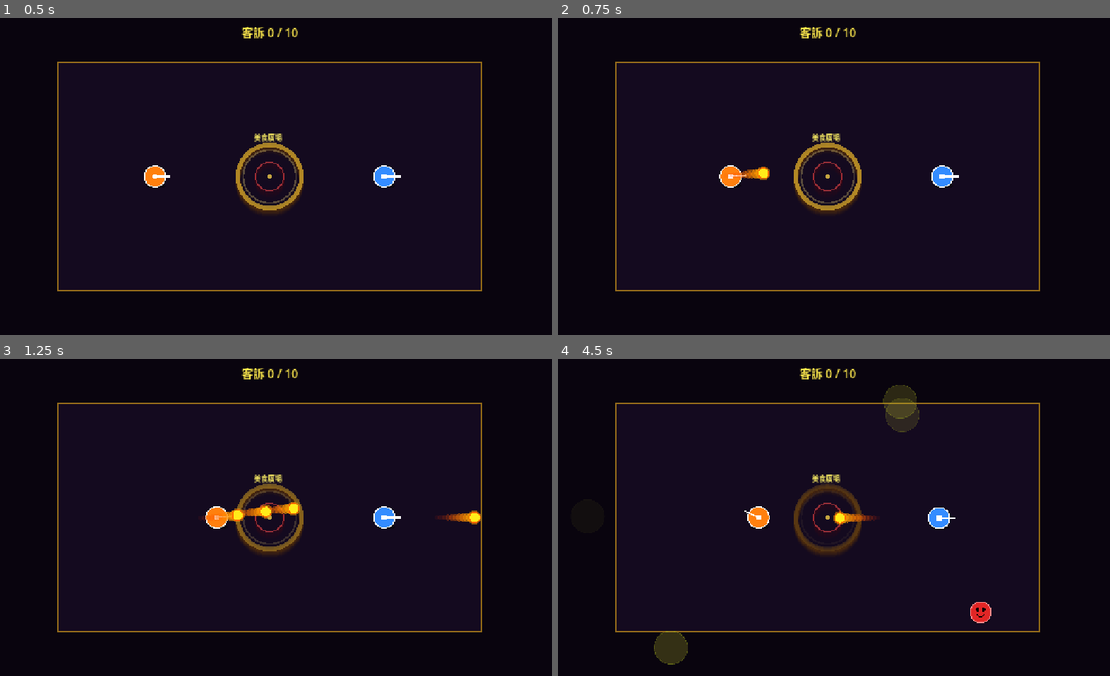
Above: before the commit, frames 1-4 (two rows, left to right).
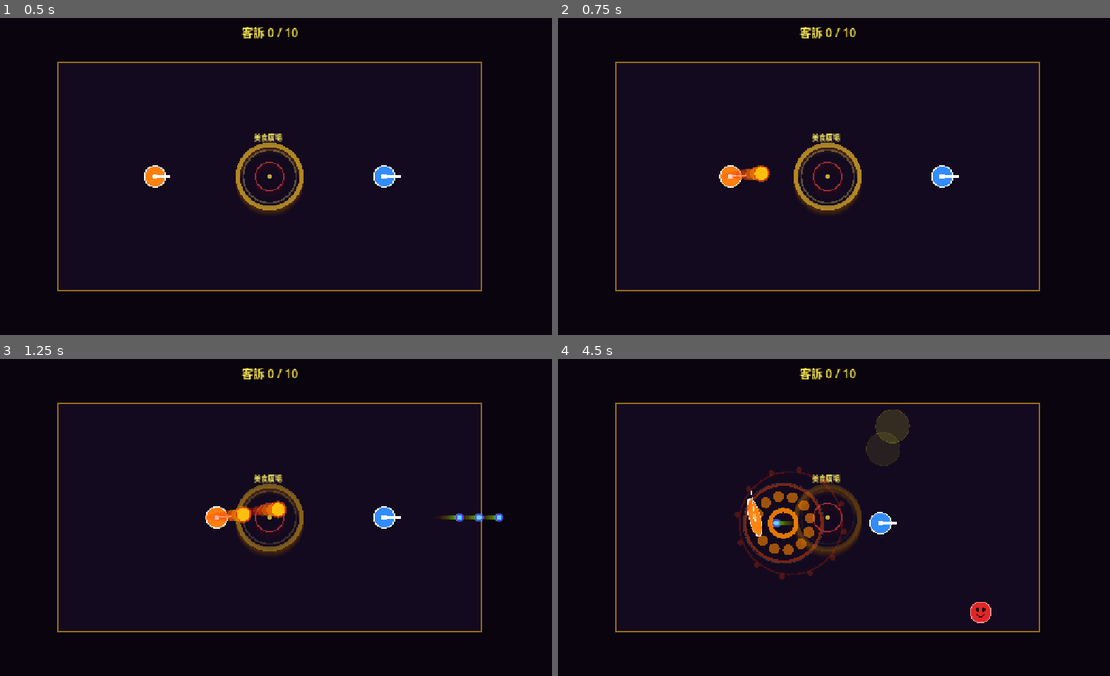
Above: after the commit, the same moments.

Repository: WatsonChen/chaotic-night-market-v2
Game: Godot game, scene res://scenes/main.tscn
Same seed, same stepped clock (60 frames per second), same inputs: the game is played once before the commit and once after it.
Inputs (mouse positions are in pixels of both pictures, inside the frame that each line leads up to):
- Up to frame 1 (0.5 s): no input
- Up to frame 2 (0.75 s): tap Enter at 0.5 s; move the mouse to (949, 160) at 0.52 s; press the mouse at (949, 160) at 0.53 s; hold D (p1_right) from 0.53 s (still down)
- Up to frame 3 (1.25 s): keep holding D (p1_right); tap Space (p2_shoot) at 0.8 s
- Up to frame 4 (4.5 s): move the mouse to (712, 533) at 1.27 s; release D (p1_right) at 1.28 s; release the mouse at (712, 533) at 1.28 s; hold S (p1_down) 1.28-2.03 s; tap Space (p2_shoot) at 1.35, 2.3, 3.8 s; click (712, 533) at 1.55 s; move the mouse to (883, 447) at 2.02 s; press the mouse at (883, 447) at 2.03 s; hold D (p1_right) 2.03-2.78 s; move the mouse to (800, 580) at 2.77 s; release the mouse at (800, 580) at 2.78 s; hold W (p1_up) 2.78-3.53 s; tap K (p2_down) at 2.85 s; click (800, 580) at 3.05 s; move the mouse to (999, 565) at 3.52 s; hold J (p2_left) 3.53-4.28 s; hold A (p1_left) from 3.53 s (still down); move the mouse to (657, 469) at 4.27 s; tap L (p2_right) at 4.35 s

Frame 1 is identical in both runs. In frame 2, 0.2% of the frame differs, in the area x 30-39%, y 46-52%; in frame 3, 0.8%; in frame 4, 3.9%, in the area x 17-72%, y 8-97%.

Commit message:
新增：角色差異，P1熱狗強擊退、P2珍奶快速連射
P1 橘色「熱狗攤」
  proj_radius=16, speed=340, knockback=1400, cooldown=0.55s
  hit_stop 4幀，敵人飛出 600px/s
  一發出事，適合連鎖撞擊

P2 藍色「珍奶攤」
  proj_radius=7, speed=540, knockback=360, burst 3發/0.075s間隔，cooldown=0.48s
  hit_stop 1幀，敵人飛出 230px/s
  快速洗畫面，易誤傷隊友

架構：所有規格改為 projectile.gd instance var，玩家生成時注入，
日後多角色或單機分離無需改架構。
碰撞形狀在 _ready() 用 shape.duplicate() 同步更新 radius。

Co-Authored-By: Claude Sonnet 4.6 <noreply@anthropic.com>

Diff:
--- a/scripts/player.gd
+++ b/scripts/player.gd
@@ -3,29 +3,32 @@
 # ===================================================
 # player.gd — 玩家控制
 #
-# P1（player_index=1）：橘色圓形
+# ── 角色設定（_ready 中依 player_index 初始化）──────
+#
+# P1 橘色「熱狗攤」
 #   移動：WASD  |  瞄準：滑鼠  |  射擊：左鍵
-#
-# P2（player_index=2）：藍色圓形
+#   風格：單發大顆、強擊退、較慢節奏。一發出事。
+#
+# P2 藍色「珍奶攤」
 #   移動：IJKL  |  瞄準：移動方向  |  射擊：Space
-#
-# 受擊 Juice：
-#   - 昏厥 0.3s（無法移動、射擊）
-#   - 顯示旋轉（_spin_angle，用 draw_set_transform，不影響碰撞）
-#   - 壓扁彈回（_display_scale，Tween 驅動）
+#   風格：快速 burst 連射（每次 3 發）、小顆弱推、刷畫面。
+#
+# ── 未來多機分離說明 ────────────────────────────────
+#   目前 P1/P2 共用一個腳本便於測試。
+#   真正上線時只需讓每台機器的 player_index 固定為 1，
+#   輸入改為搖桿/鍵盤 rebind 即可，架構無需大改。
 # ===================================================
 
 @export var player_index : int = 1
 
-const SPEED            = 200.0
-const RADIUS           = 24.0
-const SHOOT_COOLDOWN   = 0.30
-const KNOCKBACK_DECAY  = 6.5    # ← 數字越小飛越遠（衰減越慢）
-const PUSH_DECAY       = 5.0
-const PUSH_MAX         = 280.0
-
-const STUN_DURATION    = 0.38    # ← 調這裡改昏厥時間（秒）
-const SPIN_SPEED_DEG   = 1050.0  # ← 調這裡改旋轉速度（度/秒）
+# ── 通用移動參數 ──────────────────────────────────
+const SPEED           = 200.0
+const RADIUS          = 24.0
+const KNOCKBACK_DECAY = 6.5
+const PUSH_DECAY      = 5.0
+const PUSH_MAX        = 280.0
+const STUN_DURATION   = 0.38
+const SPIN_SPEED_DEG  = 1050.0
 
 const ARENA_X_MIN = 160.0
 const ARENA_X_MAX = 1120.0
@@ -34,6 +37,37 @@
 
 const PROJECTILE_SCENE = preload("res://scenes/projectile.tscn")
 
+# ── 角色專屬攻擊參數（在 _ready 中依 player_index 填入）
+# P1 熱狗攤
+# ┌ shoot_cooldown    0.55    ← 調這裡改 P1 發射間隔（秒）
+# ├ proj_radius       16.0    ← 調這裡改 P1 子彈大小
+# ├ proj_speed        340.0   ← 調這裡改 P1 子彈速度
+# ├ proj_knockback    1400.0  ← 調這裡改 P1 友火擊退力
+# ├ proj_enemy_speed  600.0   ← 調這裡改 P1 打敵人飛出速度
+# ├ proj_hit_stop     4       ← 調這裡改 P1 hit stop 幀數
+# └ proj_color        橙黃色
+#
+# P2 珍奶攤
+# ┌ shoot_cooldown    0.48    ← 調這裡改 P2 burst 後冷卻（秒）
+# ├ burst_count       3       ← 調這裡改 P2 每次連射發數
+# ├ burst_delay       0.075   ← 調這裡改 P2 連射間隔（秒）
+# ├ proj_radius       7.0     ← 調這裡改 P2 子彈大小
+# ├ proj_speed        540.0   ← 調這裡改 P2 子彈速度
+# ├ proj_knockback    360.0   ← 調這裡改 P2 友火擊退力
+# ├ proj_enemy_speed  230.0   ← 調這裡改 P2 打敵人飛出速度
+# ├ proj_hit_stop     1       ← 調這裡改 P2 hit stop 幀數
+# └ proj_color        青藍色
+
+var shoot_cooldown   : float = 0.30
+var burst_count      : int   = 1      # =1 表示單發（P1 模式）
+var burst_delay      : float = 0.0
+var proj_radius      : float = 12.0
+var proj_speed       : float = 400.0
+var proj_knockback   : float = 950.0
+var proj_enemy_speed : float = 420.0
+var proj_hit_stop    : int   = 2
+var proj_color       : Color = Color(1.0, 0.92, 0.1)
+
 var _color : Color:
 	get: return Color(1.0, 0.50, 0.05) if player_index == 1 else Color(0.2, 0.55, 1.0)
 
@@ -43,47 +77,88 @@
 var _push           : Vector2 = Vector2.ZERO
 
 # ── Juice 狀態 ────────────────────────────────────
-var _stun_timer     : float   = 0.0         # 昏厥倒數
-var _spin_angle     : float   = 0.0         # 顯示旋轉角度（弧度）
-var _display_scale  : Vector2 = Vector2.ONE  # 壓扁彈回 scale（Tween 驅動）
+var _stun_timer    : float   = 0.0
+var _spin_angle    : float   = 0.0
+var _display_scale : Vector2 = Vector2.ONE
+
+# ── P2 burst 狀態 ─────────────────────────────────
+var _burst_remaining : int   = 0
+var _burst_timer     : float = 0.0
+var _burst_dir       : Vector2 = Vector2.RIGHT  # burst 期間固定方向
 
 
 func _ready() -> void:
 	add_to_group("players")
+
+	# ── 依角色設定攻擊參數 ────────────────────────
+	if player_index == 1:
+		# P1 熱狗攤：大顆慢發、強擊退
+		shoot_cooldown   = 0.55
+		burst_count      = 1
+		proj_radius      = 16.0
+		proj_speed       = 340.0
+		proj_knockback   = 1400.0
+		proj_enemy_speed = 600.0
+		proj_hit_stop    = 4
+		proj_color       = Color(1.0, 0.75, 0.05)   # 橙黃
+
+	else:
+		# P2 珍奶攤：小顆快速連射 burst
+		shoot_cooldown   = 0.48   # burst 後冷卻
+		burst_count      = 3
+		burst_delay      = 0.075  # 連射每發間隔
+		proj_radius      = 7.0
+		proj_speed       = 540.0
+		proj_knockback   = 360.0
+		proj_enemy_speed = 230.0
+		proj_hit_stop    = 1
+		proj_color       = Color(0.35, 0.85, 1.0)   # 青藍
+
 	queue_redraw()
 
 
 func _process(delta: float) -> void:
 	_shoot_cd -= delta
 
-	# 昏厥中禁止射擊
 	if _stun_timer > 0.0:
 		return
 
+	# ── P2 burst 連射處理 ──────────────────────────
+	if _burst_remaining > 0:
+		_burst_timer -= delta
+		if _burst_timer <= 0.0:
+			_fire_projectile(_burst_dir)
+			_burst_remaining -= 1
+			_burst_timer = burst_delay
+		return   # burst 進行中不接受新射擊指令
+
+	# ── 一般射擊觸發 ──────────────────────────────
 	if player_index == 1:
 		if Input.is_action_pressed("p1_shoot") and _shoot_cd <= 0.0:
-			_shoot((get_global_mouse_position() - global_position).normalized())
-			_shoot_cd = SHOOT_COOLDOWN
+			var aim = (get_global_mouse_position() - global_position).normalized()
+			_fire_projectile(aim)
+			_shoot_cd = shoot_cooldown
+
 	else:
 		if Input.is_action_pressed("p2_shoot") and _shoot_cd <= 0.0:
-			_shoot(_facing)
-			_shoot_cd = SHOOT_COOLDOWN
+			# P2：立刻射第 1 發，剩餘 burst_count-1 發排入佇列
+			_burst_dir       = _facing
+			_fire_projectile(_burst_dir)
+			_burst_remaining = burst_count - 1
+			_burst_timer     = burst_delay
+			_shoot_cd        = shoot_cooldown
 
 
 func _physics_process(delta: float) -> void:
 	var dir = Vector2.ZERO
 
-	# ── 昏厥：累計旋轉角度，方向鍵失效 ────────────
 	if _stun_timer > 0.0:
 		_stun_timer -= delta
-		# 轉速隨昏厥剩餘時間衰減，結束前慢下來更有感
 		var spin_ratio = clamp(_stun_timer / STUN_DURATION, 0.0, 1.0)
 		_spin_angle += deg_to_rad(SPIN_SPEED_DEG * spin_ratio) * delta
-		# 昏厥結束時歸位（避免殘留角度）
 		if _stun_timer <= 0.0:
 			_spin_angle = 0.0
 	else:
-		# ── 正常移動與瞄準 ──────────────────────
 		if player_index == 1:
 			if Input.is_action_pressed("p1_up"):    dir.y -= 1.0
 			if Input.is_action_pressed("p1_down"):  dir.y += 1.0
@@ -116,18 +191,17 @@
 
 
 func _draw() -> void:
-	# ── 底部橢圓陰影（不跟隨旋轉）
+	# 底部橢圓陰影
 	draw_set_transform(Vector2(3.0, RADIUS * 0.90), 0.0, Vector2(0.92, 0.20))
 	draw_circle(Vector2.ZERO, RADIUS, Color(0.0, 0.0, 0.0, 0.50))
 	draw_set_transform(Vector2.ZERO, 0.0, Vector2.ONE)
 
-	# ── 主體（套用旋轉 + 壓扁 scale）
+	# 主體（旋轉 + 壓扁）
 	draw_set_transform(Vector2.ZERO, _spin_angle, _display_scale)
 
-	# 昏厥中閃爍：稍微調亮顏色作為受傷提示
 	var body_color = _color
 	if _stun_timer > 0.0:
-		var flash = 0.5 + 0.5 * sin(_stun_timer * 60.0)  # 快速閃爍
+		var flash = 0.5 + 0.5 * sin(_stun_timer * 60.0)
 		body_color = body_color.lerp(Color.WHITE, flash * 0.55)
 
 	draw_circle(Vector2.ZERO, RADIUS, body_color)
@@ -139,17 +213,16 @@
 	else:
 		draw_rect(Rect2(-6.0, -6.0, 12.0, 12.0), Color.WHITE)
 
-	# 重置繪製變換
 	draw_set_transform(Vector2.ZERO, 0.0, Vector2.ONE)
 
 
-# ── 供 enemy.gd 呼叫：饕客軟推擠 ────────────────
+# ── 供 enemy.gd：饕客推擠 ────────────────────────
 
 func apply_push(dir: Vector2, force: float) -> void:
 	_push = (_push + dir * force).limit_length(PUSH_MAX)
 
 
-# ── 供 projectile.gd 呼叫：友火擊退 + 昏厥 ──────
+# ── 供 projectile.gd：友火擊退 + 昏厥 ───────────
 
 func apply_knockback(dir: Vector2, force: float) -> void:
 	_knockback += dir * force
@@ -157,32 +230,37 @@
 
 
 func _start_hit_reaction() -> void:
-	# 昏厥計時器重置（可連續被打）
-	_stun_timer  = STUN_DURATION
-	_spin_angle  = 0.0
-
-	# 壓扁彈回動畫（Tween 驅動 _display_scale）
-	# 數值說明：Vector2(橫向, 縱向)，1.0 = 原始大小
+	_stun_timer = STUN_DURATION
+	_spin_angle = 0.0
+
 	var tw = create_tween()
-	tw.tween_property(self, "_display_scale", Vector2(2.10, 0.28), 0.05)   # 衝擊壓扁（誇張）
-	tw.tween_property(self, "_display_scale", Vector2(0.55, 1.70), 0.09)   # 縱向彈出
-	tw.tween_property(self, "_display_scale", Vector2(1.20, 0.82), 0.09)   # 二次壓
-	tw.tween_property(self, "_display_scale", Vector2(0.90, 1.12), 0.07)   # 三次回
-	tw.tween_property(self, "_display_scale", Vector2(1.0,  1.0),  0.09)   # 歸位
-
-
-# ── 發射食物投射物 ────────────────────────────────
-
-func _shoot(dir: Vector2) -> void:
+	tw.tween_property(self, "_display_scale", Vector2(2.10, 0.28), 0.05)
+	tw.tween_property(self, "_display_scale", Vector2(0.55, 1.70), 0.09)
+	tw.tween_property(self, "_display_scale", Vector2(1.20, 0.82), 0.09)
+	tw.tween_property(self, "_display_scale", Vector2(0.90, 1.12), 0.07)
+	tw.tween_property(self, "_display_scale", Vector2(1.0,  1.0),  0.09)
+
+
+# ── 發射單顆子彈（burst 和單發都走這裡）──────────
+
+func _fire_projectile(dir: Vector2) -> void:
 	if dir == Vector2.ZERO:
 		return
-
-	var proj = PROJECTILE_SCENE.instantiate()
-	proj.direction = dir.normalized()
-	proj.shooter   = self
 
 	var container = get_tree().current_scene.get_node_or_null("Projectiles")
 	if container == null:
 		return
+
+	var proj = PROJECTILE_SCENE.instantiate()
+	# 注入角色專屬參數（在 add_child 前設定，_ready 會用到）
+	proj.direction       = dir.normalized()
+	proj.shooter         = self
+	proj.proj_radius     = proj_radius
+	proj.proj_speed      = proj_speed
+	proj.player_knockback = proj_knockback
+	proj.enemy_fly_speed  = proj_enemy_speed
+	proj.hit_stop_frames  = proj_hit_stop
+	proj.proj_color       = proj_color
+
 	container.add_child(proj)
-	proj.global_position = global_position + dir.normalized() * (RADIUS + 14.0)
+	proj.global_position = global_position + dir.normalized() * (RADIUS + proj_radius + 4.0)
--- a/scripts/projectile.gd
+++ b/scripts/projectile.gd
@@ -3,30 +3,29 @@
 # ===================================================
 # projectile.gd — 食物投射物
 #
-# 命中優先順序（視覺重量）：
-#   玩家命中（最誇張） > 敵人命中 > 落地滑地 > 邊界消散（最弱）
+# 所有數值由 player.gd 生成時注入，本身不再有 const 規格。
+# 這樣 P1/P2 可以完全不同的子彈，日後多角色也無需改架構。
 #
-# ── 可調整數值 ──────────────────────────────────────
-#   PLAYER_KNOCKBACK   玩家被打飛的力度（目前 950）
-#   PLAYER_HIT_STOP    玩家命中的 hit stop 幀數（目前 3 幀 ≈ 0.05s）
-#   ENEMY_HIT_STOP     敵人命中的 hit stop 幀數（目前 2 幀 ≈ 0.033s）
-#   PUDDLE_SPAWN_TIME  幾秒後未命中就落地（目前 1.0s）
+# ── 由外部注入的參數（生成後、add_child 前設定）────
+#   proj_radius        視覺 & 碰撞半徑
+#   proj_speed         飛行速度（px/s）
+#   player_knockback   命中玩家的擊退力
+#   enemy_fly_speed    命中敵人的飛出速度（傳給 take_hit）
+#   hit_stop_frames    命中後 hit stop 幀數
+#   proj_color         主體顏色（Color）
 # ===================================================
 
-const SPEED              = 400.0
+# ── 可注入參數（預設值 = 原始規格，未設定時行為不變）
+var proj_radius      : float = 12.0
+var proj_speed       : float = 400.0
+var player_knockback : float = 950.0
+var enemy_fly_speed  : float = 420.0
+var hit_stop_frames  : int   = 2
+var proj_color       : Color = Color(1.0, 0.92, 0.1)
+
 const LIFETIME           = 3.0
 const SHOOTER_GRACE_TIME = 0.15
-const PLAYER_KNOCKBACK   = 950.0   # ← 調這裡改友火擊退強度
-const RADIUS             = 12.0
-
-const PLAYER_HIT_STOP    = 3      # ← 調這裡改玩家命中 hit stop 幀數
-const ENEMY_HIT_STOP     = 2      # ← 調這裡改敵人命中 hit stop 幀數
-
-# 飛行超過此秒數未命中 → 在當下位置落地成滑地（出現在場地中央附近）
-const PUDDLE_SPAWN_TIME  = 1.0    # ← 調這裡改落地時機（s）
-
-const TRAIL_STEPS   = 11
-const TRAIL_SPACING = 8.5
+const PUDDLE_SPAWN_TIME  = 1.0
 
 const HIT_EFFECT_SCRIPT    = preload("res://scripts/hit_effect.gd")
 const GREASE_PUDDLE_SCRIPT = preload("res://scripts/grease_puddle.gd")
@@ -43,6 +42,12 @@
 
 
 func _ready() -> void:
+	# 同步碰撞形狀半徑（場景預設 12，按注入值更新）
+	var shape_node = get_node_or_null("CollisionShape2D")
+	if shape_node and shape_node.shape:
+		shape_node.shape = shape_node.shape.duplicate()
+		shape_node.shape.radius = proj_radius
+
 	body_entered.connect(_on_body_entered)
 	queue_redraw()
 
@@ -55,7 +60,6 @@
 		if _grace_timer <= 0.0:
 			_can_hit_shooter = true
 
-	# 飛行 1 秒未命中 → 落地生成滑地（在場地中央附近，不在邊界）
 	if not _dead and _lifetime >= PUDDLE_SPAWN_TIME:
 		_dead = true
 		_spawn_grease_puddle()
@@ -69,31 +73,35 @@
 func _physics_process(delta: float) -> void:
 	if _dead:
 		return
-	position += direction * SPEED * delta
+	position += direction * proj_speed * delta
 
-	# 超出畫面邊界 → 極小 fizzle，安靜消失
 	if position.x < -80 or position.x > 1360 or position.y < -80 or position.y > 800:
 		_dead = true
-		_spawn_hit_effect(false, 0.28)   # fizzle scale = 0.28（極小）
+		_spawn_hit_effect(false, 0.28)
 		queue_free()
 
 
 func _draw() -> void:
 	var tail_dir = -direction.normalized()
+	# 尾跡長度隨 proj_speed 縮放（快的子彈尾跡更長）
+	var steps   = int(clamp(proj_speed / 40.0, 6.0, 16.0))
+	var spacing = proj_radius * 0.72
 
-	# ── 彗星尾跡（漸淡漸小）
-	for i in range(TRAIL_STEPS):
-		var t      = float(i + 1) / float(TRAIL_STEPS)
-		var offset = tail_dir * float(i + 1) * TRAIL_SPACING
+	for i in range(steps):
+		var t      = float(i + 1) / float(steps)
+		var offset = tail_dir * float(i + 1) * spacing
 		var alpha  = (1.0 - t) * 0.72
-		var size   = RADIUS * (1.0 - t * 0.65)
-		var g_col  = lerp(0.72, 0.1, t)
-		draw_circle(offset, size, Color(1.0, g_col, 0.0, alpha))
+		var size   = proj_radius * (1.0 - t * 0.65)
+		# 尾跡顏色：往後漸深（保持主色系）
+		var faded = proj_color.lerp(Color(proj_color.r, 0.0, 0.0, 0.0), t * 0.8)
+		draw_circle(offset, size, Color(faded.r, faded.g * (1.0 - t * 0.85), 0.0, alpha))
 
-	# ── 主體
-	draw_circle(Vector2.ZERO, RADIUS, Color(1.0, 0.92, 0.1))
-	draw_arc(Vector2.ZERO, RADIUS + 2.0, 0.0, TAU, 20, Color(1.0, 0.6, 0.0, 0.50), 3.0)
-	draw_arc(Vector2.ZERO, RADIUS,        0.0, TAU, 20, Color(1.0, 0.4, 0.0, 1.00), 2.0)
+	# 主體
+	draw_circle(Vector2.ZERO, proj_radius, proj_color)
+	draw_arc(Vector2.ZERO, proj_radius + 2.0, 0.0, TAU, 20,
+		Color(proj_color.r, proj_color.g * 0.6, proj_color.b, 0.50), 3.0)
+	draw_arc(Vector2.ZERO, proj_radius, 0.0, TAU, 20,
+		Color(proj_color.r, proj_color.g * 0.3, proj_color.b, 1.00), 2.0)
 
 
 # ── 碰撞處理 ─────────────────────────────────────
@@ -106,35 +114,25 @@
 
 	if body.is_in_group("enemies"):
 		_dead = true
-		_spawn_hit_effect(false, 1.0)          # 敵人命中：標準大小
-		body.take_hit(direction.normalized())
-		_do_hit_stop_and_free(ENEMY_HIT_STOP)
+		_spawn_hit_effect(false, 1.0)
+		body.take_hit(direction.normalized(), enemy_fly_speed)
+		_do_hit_stop_and_free(hit_stop_frames)
 
 	elif body.is_in_group("players"):
 		_dead = true
-		_spawn_hit_effect(true, 1.0)           # 玩家命中：最誇張版本
-		body.apply_knockback(direction.normalized(), PLAYER_KNOCKBACK)
-		_do_hit_stop_and_free(PLAYER_HIT_STOP)
+		_spawn_hit_effect(true, 1.0)
+		body.apply_knockback(direction.normalized(), player_knockback)
+		_do_hit_stop_and_free(hit_stop_frames + 1)   # 打到玩家多 1 幀強調
 
-
-# ── 生成爆炸效果 ──────────────────────────────────
-# is_player: 玩家命中傳 true（啟用大版本）
-# scale:     傳 ≤ 0.35 → fizzle 模式（邊界退場用）
 
 func _spawn_hit_effect(is_player: bool, scale: float) -> void:
 	var fx = Node2D.new()
 	fx.set_script(HIT_EFFECT_SCRIPT)
-	# 在 add_child 前設定屬性（_ready 會用到）
-	fx.set_meta("is_player_hit", is_player)
-	fx.set_meta("effect_scale",  scale)
 	fx.global_position = global_position
 	get_tree().current_scene.add_child(fx)
-	# add_child 後再把值同步給腳本變數（set_meta 只是暫存）
 	fx.is_player_hit = is_player
-	fx.effect_scale  = scale
+	fx.effect_scale  = scale * clamp(proj_radius / 12.0, 0.6, 1.6)  # 大子彈爆炸更大
 
-
-# ── 生成落地滑地 ──────────────────────────────────
 
 func _spawn_grease_puddle() -> void:
 	var puddle = Node2D.new()
@@ -142,9 +140,6 @@
 	puddle.global_position = global_position
 	get_tree().current_scene.add_child(puddle)
 
-
-# ── Hit Stop ──────────────────────────────────────
-# frames：暫停的真實渲染幀數（玩家 3，敵人 2，不同強度）
 
 func _do_hit_stop_and_free(frames: int) -> void:
 	hide()
